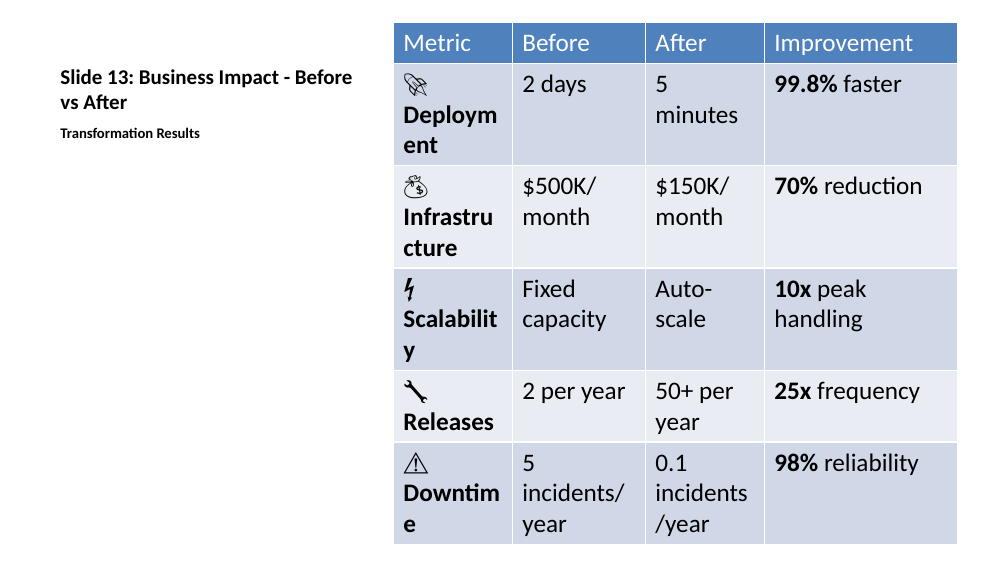
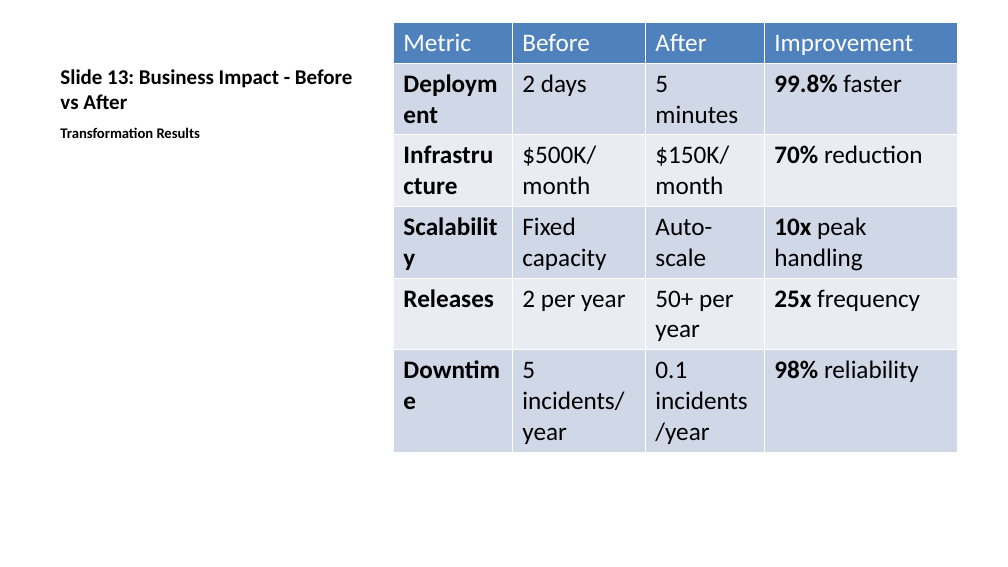
Before and after one commit to my-janala/app-modernisation-demo, a slide deck: slide 17 of App_Modernization_Business_Slides.pptx. Drawn at 1008x567 pixels with LibreOffice and Linux fonts; fonts in the diff are those of the drawing. Boxes give left, top, right and bottom in pixels: in the first picture for what was removed or moved away, otherwise in the second. Text is boxed around its words. In the diff, an @@ line names an element or a change of style, - is before the commit and + after.

```diff
--- a/App_Modernization_Business_Slides.pptx
+++ b/App_Modernization_Business_Slides.pptx
@@ table at box(393, 22, 958, 505) @@
-row 2, column 1: 🚀 Deployment
+row 2, column 1: Deployment
-row 3, column 1: 💰 Infrastructure
+row 3, column 1: Infrastructure
-row 4, column 1: ⚡ Scalability
+row 4, column 1: Scalability
-row 5, column 1: 🔧 Releases
+row 5, column 1: Releases
-row 6, column 1: ⚠️ Downtime
+row 6, column 1: Downtime
```
Also in this commit, not shown: 16 other slides changed, 5 other files.
